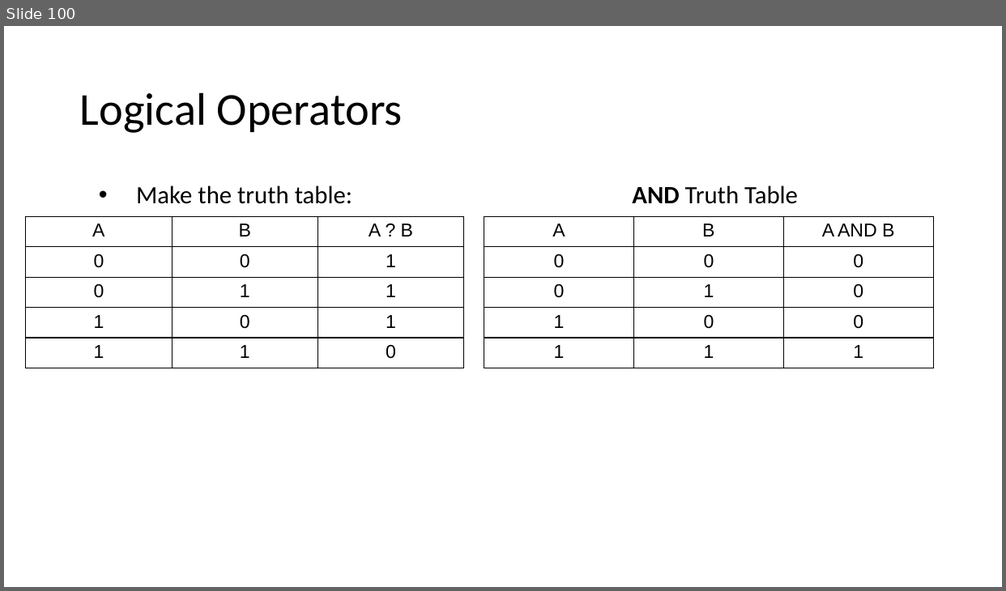
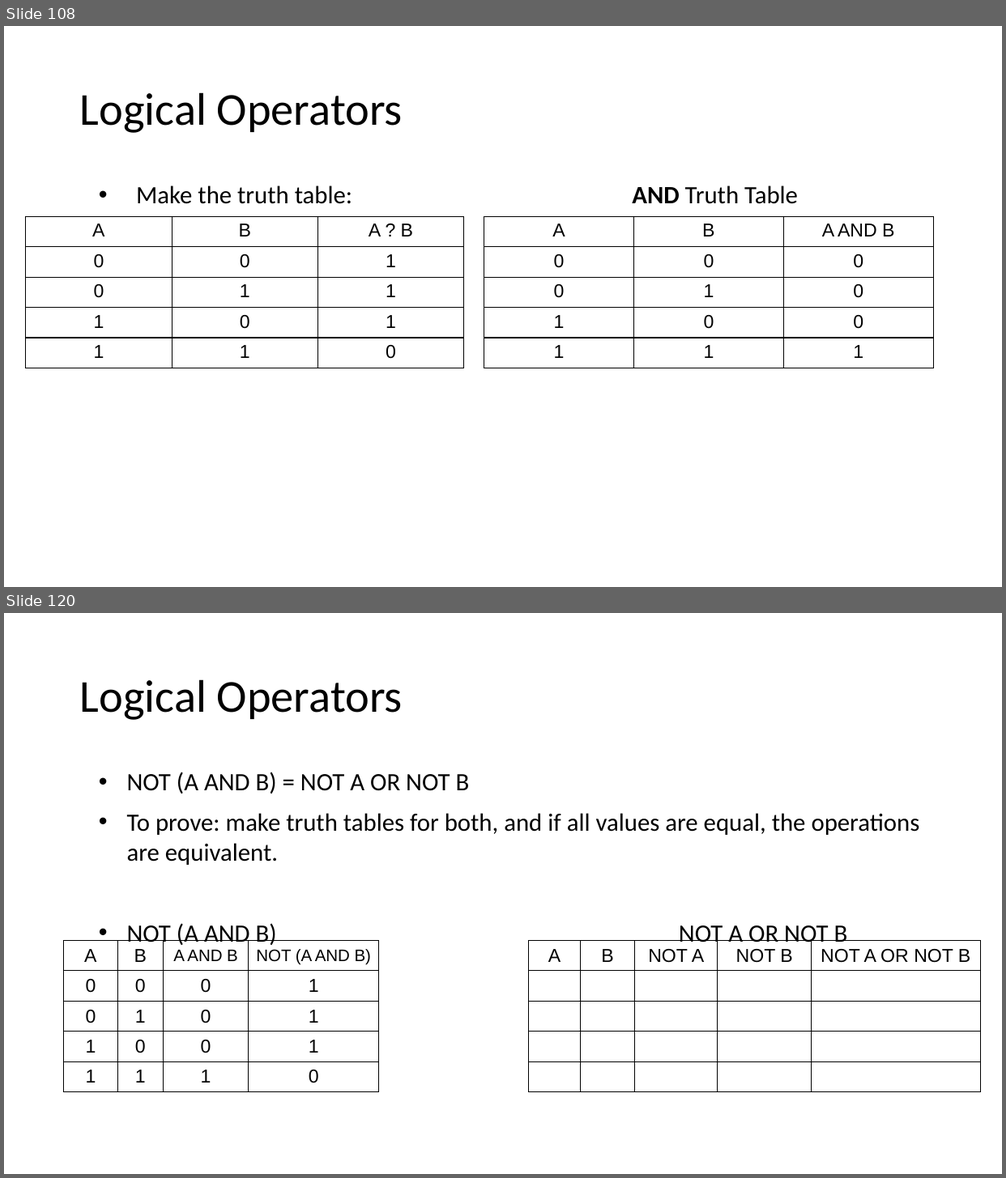
Before and after one commit to MrJoshGross/Course-Curricular-Material, a slide deck: wip/Lecture 2 - Binary, Logic, and Logical Operators.pptx. Shown one above the other, each under a label of ours: slide 100 before the commit, slides 108 and 120 after it; the slides between them are not shown. The pictures are 1006x591 and 1006x1178 pixels, drawn with LibreOffice and Linux fonts; fonts in the diff are those of the drawing. Boxes give left, top, right and bottom in pixels: in the first picture for what was removed or moved away, otherwise in the second. Text is boxed around its words. In the diff, an @@ line names an element or a change of style, - is before the commit and + after.

Commit message:
Update Lecture 2 - Binary, Logic, and Logical Operators.pptx
add truth table construction and de morgan's law

```diff
--- a/wip/Lecture 2 - Binary, Logic, and Logical Operators.pptx
+++ b/wip/Lecture 2 - Binary, Logic, and Logical Operators.pptx
@@ slide 120 added at [4, 613, 1002, 1174], background #FFFFFF @@
@@ title added at [80, 679, 403, 720], 44 pt, text #000000 @@
+Logical Operators
@@ text added at [127, 772, 920, 948], 24 pt, text #000000 @@
+• NOT (A AND B) = NOT A OR NOT B
+• To prove: make truth tables for both, and if all values are equal, the operations are equivalent.
+• NOT (A AND B) NOT A OR NOT B
@@ table added at [64, 941, 379, 1093], 5 rows, 4 columns @@
+A | B | A AND B | NOT (A AND B)
+0 | 0 | 0 | 1
+0 | 1 | 0 | 1
+1 | 0 | 0 | 1
+1 | 1 | 1 | 0
@@ table added at [529, 941, 981, 1093], 5 rows, 5 columns @@
+A | B | NOT A | NOT B | NOT A OR NOT B
+ |  |  |  | 
+ |  |  |  | 
+ |  |  |  | 
+ |  |  |  | 
@@ what was slide 100 is now slide 108 @@
```
Also in this commit, not shown: 4 slides changed, 38 other slides added.
